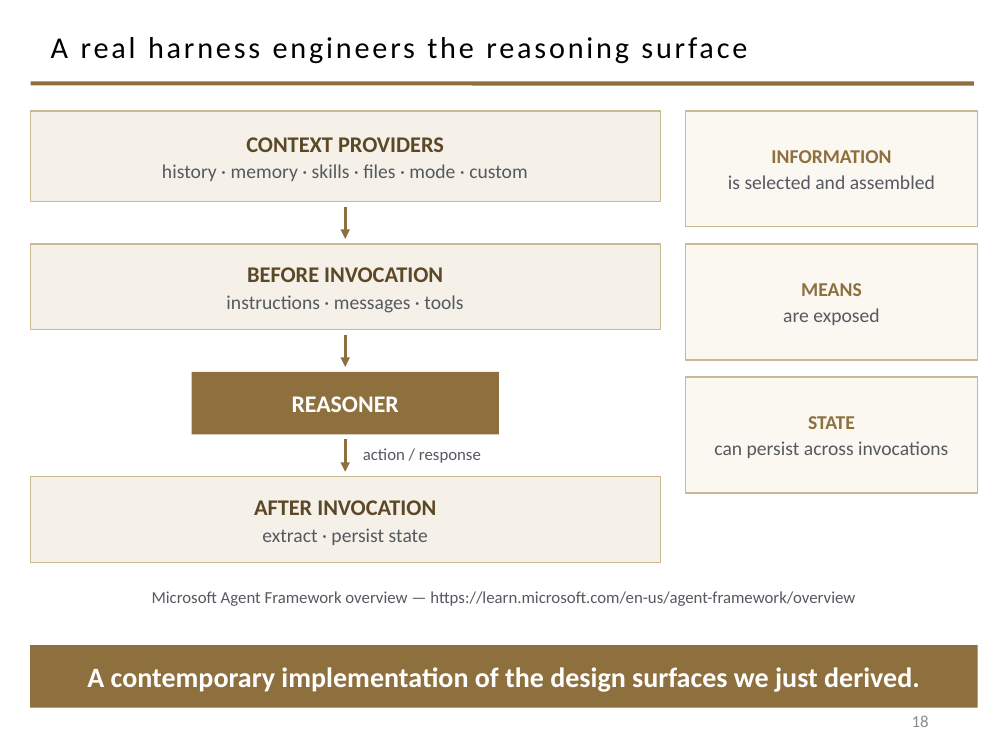
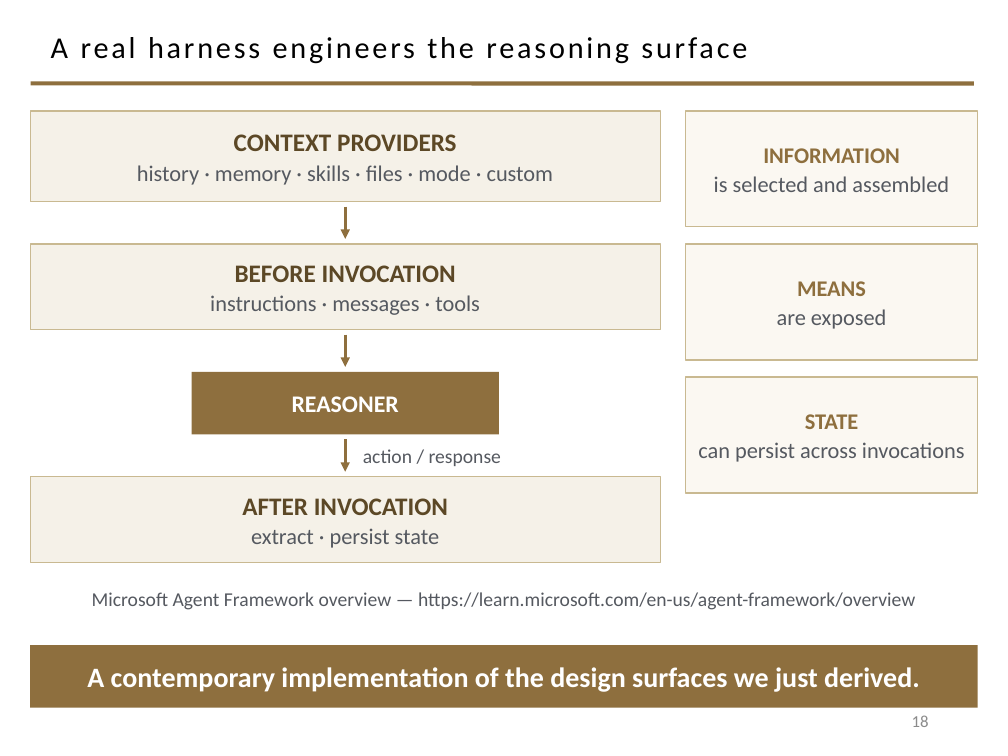
Before and after one commit to davisjam/model-based-agentic-software-engineering, a slide deck: slide 18 of course/lectures/act-2-delegation-and-control/01-delegation/2-1-Agents.pptx. Drawn at 1008x756 pixels with LibreOffice and Linux fonts; fonts in the diff are those of the drawing; background and template pictures are left out. Boxes give left, top, right and bottom in pixels: in the first picture for what was removed or moved away, otherwise in the second. Text is boxed around its words. In the diff, an @@ line names an element or a change of style, - is before the commit and + after.

```diff
--- a/course/lectures/act-2-delegation-and-control/01-delegation/2-1-Agents.pptx
+++ b/course/lectures/act-2-delegation-and-control/01-delegation/2-1-Agents.pptx
@@ rectangle "CONTEXT PROVIDERS" at [30,111,660,202]: size 16 to 18 pt in "CONTEXT PROVIDERS"; size 14 to 16 pt in "history · memory · skills · files ..." @@
@@ rectangle "BEFORE INVOCATION" at [30,244,660,330]: size 16 to 18 pt in "BEFORE INVOCATION"; size 14 to 16 pt in "instructions · messages · tools" @@
@@ size 14 to 16 pt in 3 elements at [685,111,978,227], [685,244,978,360], [685,377,978,493] @@
@@ text "action / response" at [363,449,501,466]: size 12 to 14 pt @@
@@ rectangle "AFTER INVOCATION" at [30,477,660,562]: size 16 to 18 pt in "AFTER INVOCATION"; size 14 to 16 pt in "extract · persist state" @@
@@ text "Microsoft Agent Framework overview — ..." at [92,592,915,610]: size 12 to 14 pt @@
```
Also in this commit, not shown: 14 other slides changed.
